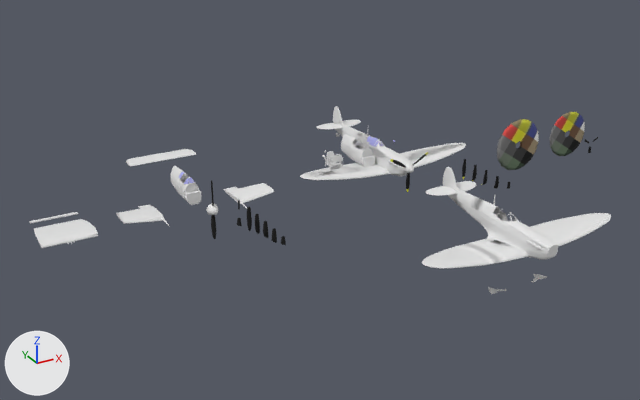
The FBX model Assets/1.Sof Objects/Aircrafts/Spitfire Mk.I/Spitfire.fbx as it was, and as the next commit left it.
The view is the same before and after, from a 50 mm camera at (-27.1, -41.3, 18.7) aimed at (-5.9, -2.7, -0.6). Arrows for +X, +Y and +Z are at lower left; the lights stay in place. Where no turn or scale is listed for an object, it has been applied to the vertices. Vertices at the same position are counted once.

The older version as bpy lines, for what is in view:
```python
ob_spitfire_mk_i_early_fuselage = bpy.data.objects.new('Spitfire Mk.I Early Fuselage', me_spitfire_mk_i_right_horizontal_stabilizer_051)
ob_spitfire_mk_i_early_fuselage.location = (0.0, 0.0, 0.0)
ob_spitfire_mk_i_fuselage_001 = bpy.data.objects.new('Spitfire Mk.I Fuselage.001', me_spitfire_mk_i_right_horizontal_stabilizer_103)
ob_spitfire_mk_i_fuselage_001.location = (0.0, -12.0, 0.0)
ob_spitfire_mk_i_fuselage_002 = bpy.data.objects.new('Spitfire Mk.I Fuselage.002', me_spitfire_mk_i_right_horizontal_stabilizer_043)
ob_spitfire_mk_i_fuselage_002.location = (0.0, -12.0, 0.0)
ob_spitfire_mk_i_internal = bpy.data.objects.new('Spitfire Mk.I Internal', me_spitfire_mk_i_right_horizontal_stabilizer_009)
ob_spitfire_mk_i_internal.location = (-1.0, 0.0, 0.0)
ob_spitfire_mk_i_wheel = bpy.data.objects.new('Spitfire Mk.I Wheel', me_circle)
ob_spitfire_mk_i_wheel.location = (-1.62, -0.11, -0.68)
ob_twinfire_central_wing = bpy.data.objects.new('Twinfire Central Wing', me_spitfire_mk_i_right_horizontal_stabilizer_056)
ob_twinfire_central_wing.location = (-19.0, 0.0, -0.7)
# also in view: 'Spitfire Mk.I Early Internal' at (-12.0, 1.5, 0.0); 'Spitfire Mk.I Cannon Left Wing Center' at (-8.8, -0.3, -0.5); 'Spitfire Early Prop Spinning' at (8.0, -2.5, 0.0); 'Twinfire Central Wing Collider' at (-19.0, 0.2, -0.7); 'Spitfire Mk.I Cannon Right Wing Center' at (-15.2, -0.3, -0.5)
```
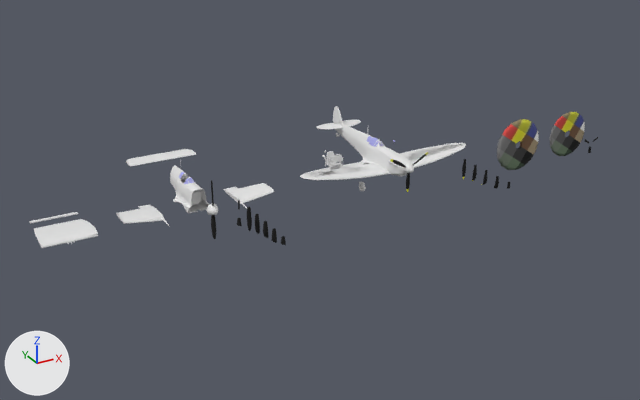
Where the newer file only moved an object's origin or applied its transform, the numbers keep the older frame.

Boxes [x1, y1, x2, y2] around the edits, measured in the pictures (640 x 400 px):
'Spitfire Mk.I Fuselage.002', deleted: before [422, 170, 611, 294]
'Spitfire Mk.I Early Fuselage', moved: before [375, 147, 386, 167]; after [170, 161, 209, 213]
'Spitfire Mk.I Internal', moved (not visible afterwards): before [341, 134, 375, 167]
'Spitfire Mk.I Fuselage.001', deleted: before [426, 167, 591, 258]
'Spitfire Mk.I Wheel', reshaped, moved (not visible before): after [359, 182, 366, 192]

Patch to the scene script:
```diff
--- a/Assets/1.Sof Objects/Aircrafts/Spitfire Mk.I/Spitfire.fbx.py
+++ b/Assets/1.Sof Objects/Aircrafts/Spitfire Mk.I/Spitfire.fbx.py
@@ me_circle @@
 # used by ob_spitfire_mk_i_wheel; location = (-1.62, -0.11, -0.68)
-me_circle.from_pydata(...)  # 74 vertices, 84 faces; spans x -0.3..0.3, y -0.3..0.3, z -0.07..0.07
+me_circle.from_pydata(...)  # 243 vertices, 251 faces; spans x -0.086..0.081, y -0.289..0.296, z -0.294..0.294
+# me_circle part 1: 74 vertices removed from x -0.3..0.3, y -0.3..0.3, z -0.07..0.07; 243 vertices added at x -0.086..0.081, y -0.289..0.296, z -0.294..0.294
 me_circle.materials.append(mat_spitfire)
@@ ob_spitfire_mk_i_early_fuselage @@
 ob_spitfire_mk_i_early_fuselage = bpy.data.objects.new('Spitfire Mk.I Early Fuselage', me_spitfire_mk_i_right_horizontal_stabilizer_051)
-ob_spitfire_mk_i_early_fuselage.location = (0.0, 0.0, 0.0)
+ob_spitfire_mk_i_early_fuselage.location = (-12.0, 0.0, 0.0)
@@ ob_spitfire_mk_i_fuselage_001 @@
-ob_spitfire_mk_i_fuselage_001 = bpy.data.objects.new('Spitfire Mk.I Fuselage.001', me_spitfire_mk_i_right_horizontal_stabilizer_103)
-ob_spitfire_mk_i_fuselage_001.location = (0.0, -12.0, 0.0)
@@ ob_spitfire_mk_i_fuselage_002 @@
-ob_spitfire_mk_i_fuselage_002 = bpy.data.objects.new('Spitfire Mk.I Fuselage.002', me_spitfire_mk_i_right_horizontal_stabilizer_043)
-ob_spitfire_mk_i_fuselage_002.location = (0.0, -12.0, 0.0)
@@ ob_spitfire_mk_i_wheel @@
 ob_spitfire_mk_i_wheel = bpy.data.objects.new('Spitfire Mk.I Wheel', me_circle)
-ob_spitfire_mk_i_wheel.location = (-1.62, -0.11, -0.68)
+ob_spitfire_mk_i_wheel.location = (-1.62, -0.11, -1.68)
@@ ob_spitfire_mk_i_internal @@
 ob_spitfire_mk_i_internal = bpy.data.objects.new('Spitfire Mk.I Internal', me_spitfire_mk_i_right_horizontal_stabilizer_009)
-ob_spitfire_mk_i_internal.location = (-1.0, 0.0, 0.0)
+ob_spitfire_mk_i_internal.location = (0.0, 0.0, 0.0)
```
